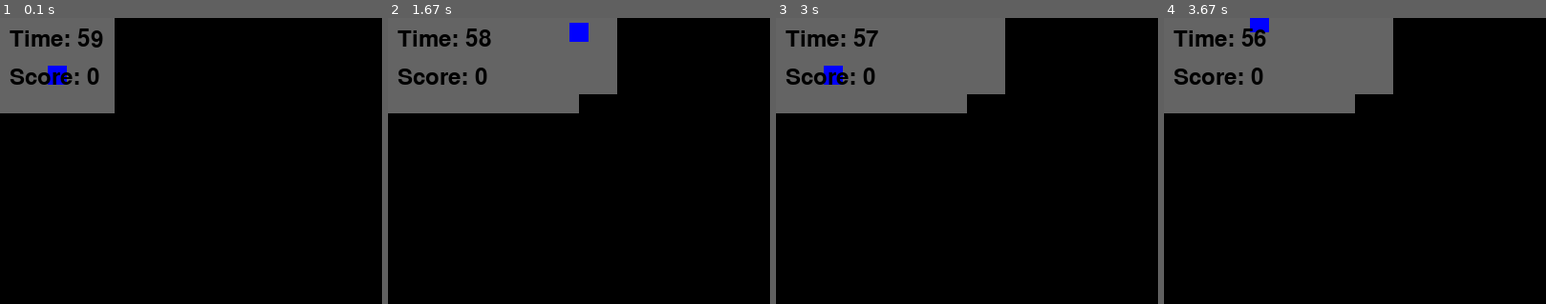
Above: before the commit, frames 1-4 (left to right).
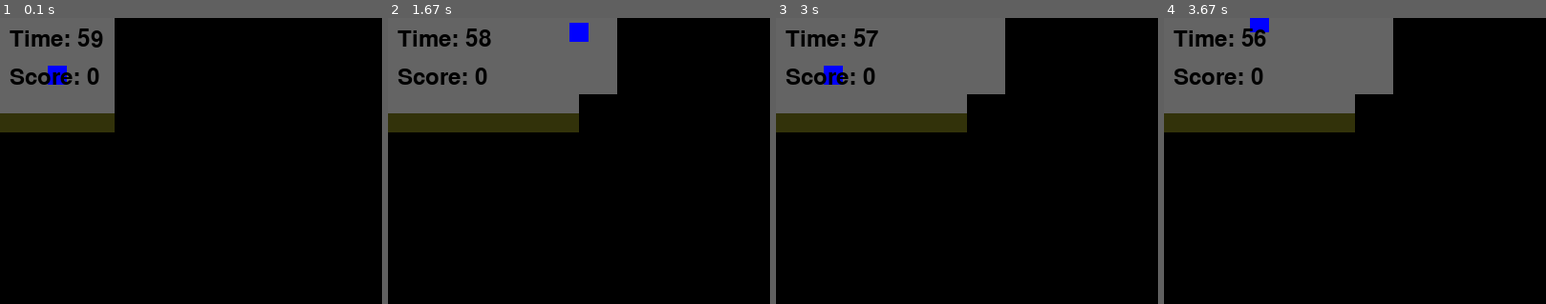
Above: after the commit, the same moments.

Repository: TrentChip38/MazeGame
Game: pygame game, started from pygameMaze7.py
Same seed, same stepped clock (60 frames per second), same inputs: the game is played once before the commit and once after it.
Inputs:
- Up to frame 1 (0.1 s): no input
- Up to frame 2 (1.67 s): hold Right 0.33-0.8 s; hold Up 0.83-1.13 s; hold Right 1.17-1.63 s
- Up to frame 3 (3 s): hold Left 1.67-2.2 s; hold Down 2.23-2.53 s; hold Left 2.57-2.97 s
- Up to frame 4 (3.67 s): hold Up 3-3.37 s; hold Right from 3.4 s (still down)
The pictures show only the part of the screen within x 0-50%, y 0-50%; the shares and areas given below are measured in that part.

The runs differ from the first frame. In frame 1, 2.0% of the frame differs, in the area x 0-30%, y 33-40%; in frame 2, 3.3%, in the area x 0-50%, y 33-40%; in frame 3, 3.3%; in frame 4, 3.3%.

Commit message:
Changing visible radius

Diff:
--- a/pygameMaze7.py
+++ b/pygameMaze7.py
@@ -13,6 +13,7 @@
 # Colors
 WHITE = (255, 255, 255)
 BLACK = (0, 0, 0)
+WALL_BLACK = (50, 50, 10)
 GREEN = (0, 255, 0)
 RED = (255, 0, 0)
 BLUE = (0, 0, 255)
@@ -24,7 +25,7 @@
 player_speed = 5
 
 # Visibility settings
-visibility_radius = 100
+visibility_radius = 200
 
 # Goal settings
 goal_size = 30
@@ -84,7 +85,7 @@
 clock = pygame.time.Clock()
 
 # Player starting positions
-start_positions = [[50, 50], [50, 50], [50, 50]]
+start_positions = [[50, 50], [50, 50], [50, 50], [50, 50], [50, 50], [50, 50]]
 
 # Reset level
 current_level = 0
@@ -137,7 +138,7 @@
 
     # Draw walls (walls are always black)
     for wall in levels[current_level]:
-        pygame.draw.rect(screen, BLACK, wall)
+        pygame.draw.rect(screen, WALL_BLACK, wall)
 
     # Draw goal
     goal_pos = [WIDTH - 50, HEIGHT - 50]
